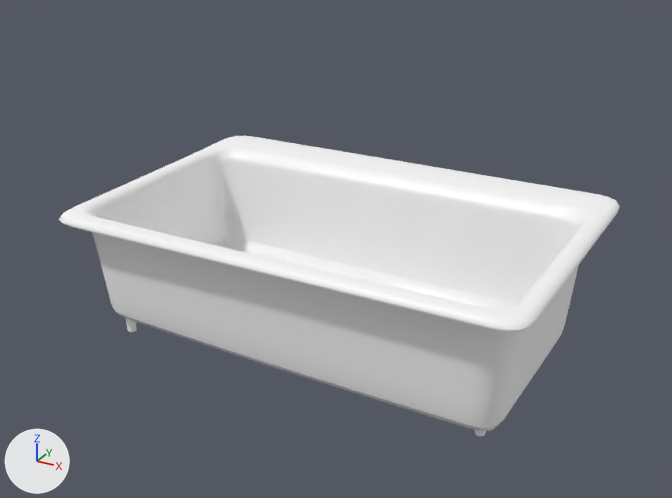
The Blender file Kitchen_Sinks/Riverby 5871.blend as it was, and as the next commit left it.
Camera for both pictures: a 50 mm camera at (1.141, -1.618, 0.598) aimed at (0.423, -0.313, -0.055). The axes (+X, +Y, +Z) are drawn at lower left. The lights are the same throughout. The same objects are shown in both versions, whatever each file hides.

In view in the first picture: 'MESH.Riverby 5871'.
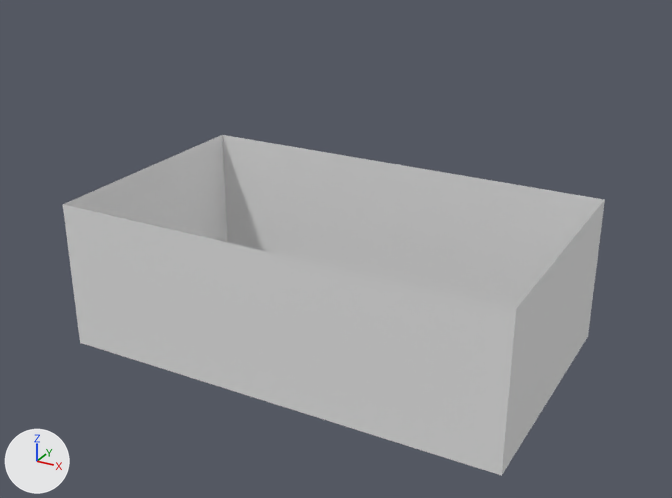
The change in detail:
me_5871_4 is used by ob_mesh_riverby_5871; parent ob_bpassembly_riverby_5871; location (0.0, 0.0, 0.0).
me_5871_4 had 2302 vertices, 3740 faces and spanned x 0.003..0.841, y -0.564..-0.005, z -0.227..0.017.
me_5871_4 no longer uses material mat_white_melamine.
me_5871_4 now has 8 vertices, 4 faces and spans x 0.025..0.823, y -0.549..-0.084, z -0.233..0.034.
me_5871_4 part 1: the loose piece of 1446 vertices spanning x 0.003..0.841, y -0.564..-0.005, z -0.198..0.017 is rebuilt with 8 vertices and now spans x 0.025..0.823, y -0.549..-0.084, z -0.233..0.034.
me_5871_4 part 2: 12 loose pieces with 856 vertices, spanning x 0.051..0.793, y -0.506..-0.125, z -0.227..-0.169, are deleted.
me_5871_4 part 3: the surface is now shaded flat.

Pixel boxes [x1, y1, x2, y2] of what changed, in the pictures (672 x 498 px):
'MESH.Riverby 5871', reshaped (14% taller)
    before: [59, 136, 620, 436]
    after: [63, 135, 605, 476]
part 1 of me_5871_4, rebuilt (17% taller)
    before: [59, 136, 620, 428]
    after: [63, 135, 605, 476]
part 2 of me_5871_4, deleted
    before: [116, 238, 517, 436]
